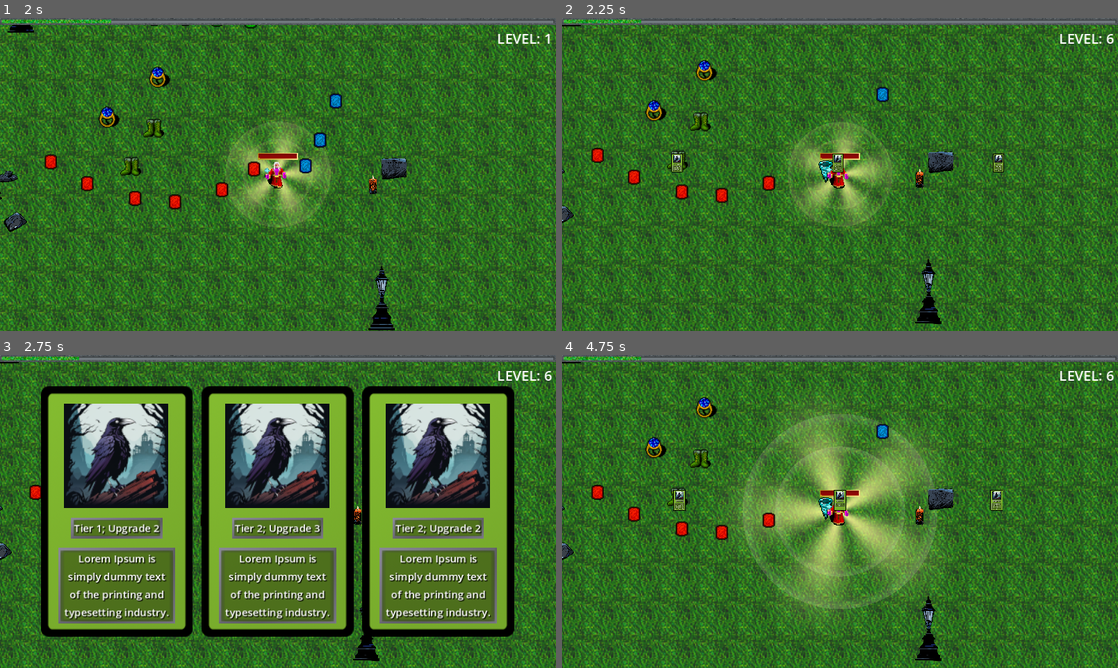
Above: before the commit, frames 1-4 (two rows, left to right).
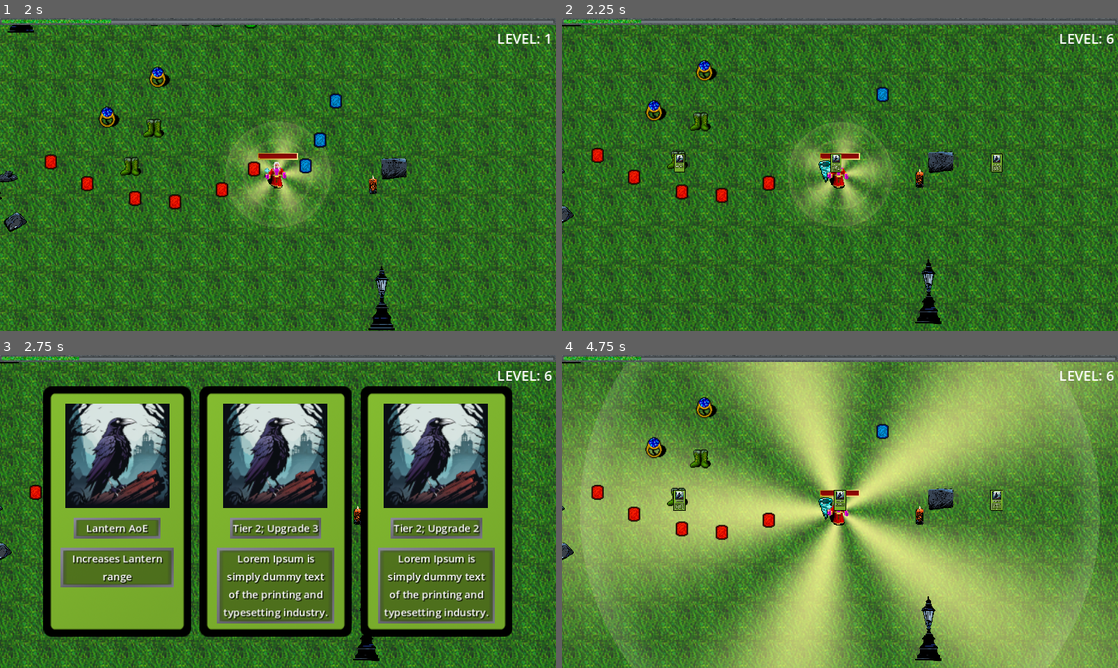
Above: after the commit, the same moments.

Repository: AGH-Code-Industry/monstrous-tide
Game: Godot game, scene res://Assets/World/world.tscn
Two runs of this game, one before a commit and one after it. Both use one fixed random seed, a clock stepped at 60 frames per second and the inputs below.
Inputs (mouse positions are in pixels of both pictures, inside the frame that each line leads up to):
- Up to frame 1 (2 s): tap Enter at 0.5 s; move the mouse to (400, 158) at 0.52 s; press the mouse at (400, 158) at 0.53 s; hold D (right) 0.53-1.28 s; move the mouse to (166, 190) at 1.27 s; release the mouse at (166, 190) at 1.28 s; hold S (down) from 1.28 s (still down); click (166, 190) at 1.35 s
- Up to frame 2 (2.25 s): move the mouse to (895, 105) at 2.02 s; release S (down) at 2.03 s; press the mouse at (895, 105) at 2.03 s; hold D (right) from 2.03 s (still down)
- Up to frame 3 (2.75 s): keep holding D (right)
- Up to frame 4 (4.75 s): move the mouse to (678, 511) at 2.77 s; release D (right) at 2.78 s; release the mouse at (678, 511) at 2.78 s; hold W (up) 2.78-3.53 s; click (678, 511) at 2.85 s; move the mouse to (678, 505) at 3.52 s; press the mouse at (678, 505) at 3.53 s; hold A (left) from 3.53 s (still down); tap Space (DEBUG_manual_heal) at 4.25 s; move the mouse to (840, 511) at 4.27 s; release the mouse at (840, 511) at 4.28 s; click (840, 511) at 4.35 s

Frame 1 is identical in both runs. In frame 2, 0.3% of the frame differs, in the area x 19-80%, y 43-50%; in frame 3, 18%; in frame 4, 73%, in the area x 0-100%, y 2-100%.

Commit message:
Flat and Percent upgrades implemented

Diff:
--- a/Assets/Player/Stats/stat.gd
+++ b/Assets/Player/Stats/stat.gd
@@ -4,6 +4,8 @@
 	#Offensive
 	DAMAGE = 0,
 	ATTACKSPEED = 5,
+	DAMAGERADIUS = 6,
+	DAMAGERADIUSPERCENT = 7,
 	#Defensive
 	DODGE = 1,
 	ARMOR = 2,
@@ -11,6 +13,8 @@
 	#Misc
 	MOVEMENTSPEED = 3,
 	PICKUPRADIUS = 4,
+
+
 }
 
 func add_value(val: int):
--- a/Assets/Player/Weapons/AoEWeapons/Lantern/lantern.gd
+++ b/Assets/Player/Weapons/AoEWeapons/Lantern/lantern.gd
@@ -8,12 +8,10 @@
 func _ready() -> void:
 	super()
 	possible_upgrades[0].upgrades[0].apply_upgrade()
-	self.scale = Vector2(stat_set.get_stat_value(Stat.Type.PICKUPRADIUS), stat_set.get_stat_value(Stat.Type.PICKUPRADIUS))
-	DamageBox.damage = stat_set.get_stat_value(Stat.Type.DAMAGE)
-	DamageBox.attack_speed = stat_set.get_stat_value(Stat.Type.ATTACKSPEED)
+	update_stats()
 
 func update_stats():
-	self.scale = Vector2(stat_set.get_stat_value(Stat.Type.PICKUPRADIUS), stat_set.get_stat_value(Stat.Type.PICKUPRADIUS))
+	self.scale = Vector2(stat_set.get_stat_value(Stat.Type.DAMAGERADIUS) *  (1 + stat_set.get_stat_value(Stat.Type.DAMAGERADIUSPERCENT) / 100), stat_set.get_stat_value(Stat.Type.DAMAGERADIUS) *  (1 + stat_set.get_stat_value(Stat.Type.DAMAGERADIUSPERCENT) / 100))
 	DamageBox.damage = stat_set.get_stat_value(Stat.Type.DAMAGE)
 	DamageBox.attack_speed = stat_set.get_stat_value(Stat.Type.ATTACKSPEED)
 
--- a/Assets/Player/Weapons/AoEWeapons/Lantern/lantern.tscn
+++ b/Assets/Player/Weapons/AoEWeapons/Lantern/lantern.tscn
@@ -24,14 +24,19 @@
 type = 5
 value = 2
 
-[sub_resource type="Resource" id="Resource_0y2be"]
+[sub_resource type="Resource" id="Resource_xhifo"]
 script = ExtResource("2_hh3o4")
-type = 4
+type = 6
 value = 1
+
+[sub_resource type="Resource" id="Resource_pd5f7"]
+script = ExtResource("2_hh3o4")
+type = 7
+value = 0
 
 [sub_resource type="Resource" id="Resource_nqp7s"]
 script = ExtResource("3_f5pyf")
-data = Array[ExtResource("2_hh3o4")]([SubResource("Resource_6rtf7"), SubResource("Resource_x20xn"), SubResource("Resource_0y2be")])
+data = Array[ExtResource("2_hh3o4")]([SubResource("Resource_6rtf7"), SubResource("Resource_x20xn"), SubResource("Resource_xhifo"), SubResource("Resource_pd5f7")])
 
 [sub_resource type="Resource" id="Resource_di2vx"]
 script = ExtResource("2_hh3o4")
--- a/Assets/Player/player.tscn
+++ b/Assets/Player/player.tscn
@@ -102,14 +102,9 @@
 name = "Tier 1; Upgrade 1"
 description = "Lorem Ipsum is simply dummy text of the printing and typesetting industry."
 
-[sub_resource type="Resource" id="Resource_8uvwp"]
-script = ExtResource("12_6vaps")
-name = "Tier 1; Upgrade 2"
-description = "Lorem Ipsum is simply dummy text of the printing and typesetting industry."
-
 [sub_resource type="Resource" id="Resource_exu6j"]
 script = ExtResource("2_5ofgj")
-type = 4
+type = 6
 value = 1
 
 [sub_resource type="Resource" id="Resource_6nydr"]
@@ -118,9 +113,20 @@
 name = "Lantern AoE"
 description = "Increases Lantern range"
 
+[sub_resource type="Resource" id="Resource_eavxq"]
+script = ExtResource("2_5ofgj")
+type = 7
+value = 300
+
+[sub_resource type="Resource" id="Resource_2ie1k"]
+script = ExtResource("11_3tfrg")
+stats = Array[ExtResource("2_5ofgj")]([SubResource("Resource_eavxq")])
+name = "Radius Percent"
+description = "Increases radius by 10%"
+
 [sub_resource type="Resource" id="Resource_dakjw"]
 script = ExtResource("10_2jejm")
-upgrades = Array[ExtResource("12_6vaps")]([SubResource("Resource_pshwl"), SubResource("Resource_8uvwp"), SubResource("Resource_6nydr")])
+upgrades = Array[ExtResource("12_6vaps")]([SubResource("Resource_pshwl"), SubResource("Resource_6nydr"), SubResource("Resource_2ie1k")])
 
 [sub_resource type="Resource" id="Resource_pgp30"]
 script = ExtResource("12_6vaps")
Not shown: 1 places in Assets/Player/Weapons/AoEWeapons/Lantern/lantern.tscn that only renumber resources
Not shown: 1 places in Assets/Player/player.tscn that only renumber resources
